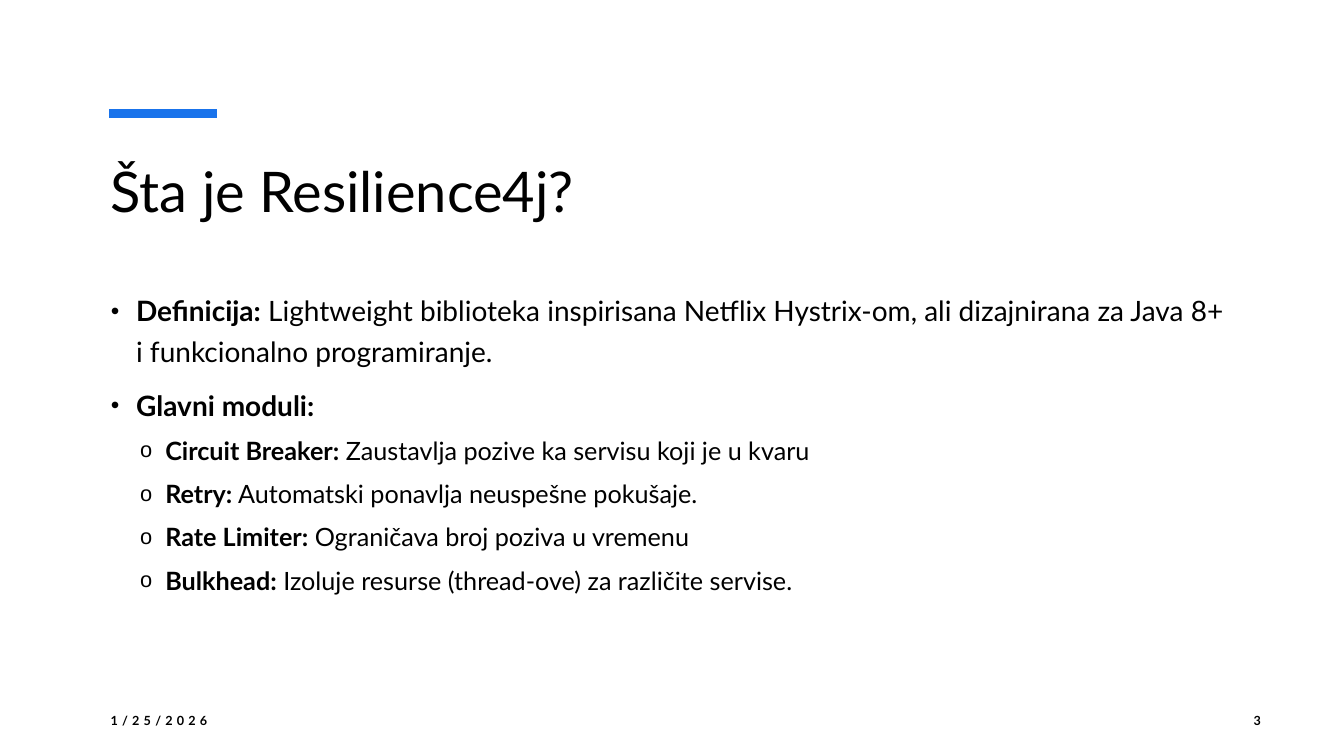
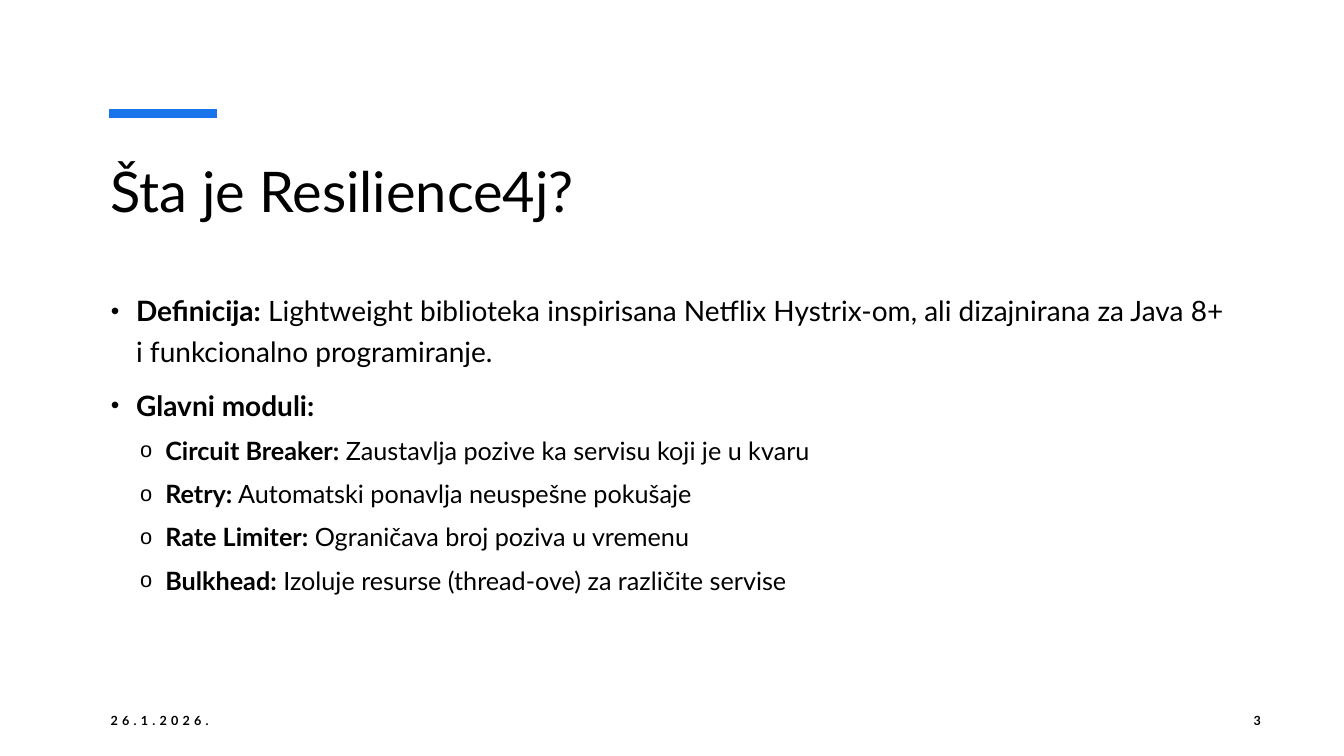
Before and after one commit to zlatkovnik/resilience4j-tutorial, a slide deck: slide 3 of Prezentacija.pptx. Drawn at 1344x756 pixels with LibreOffice and Linux fonts; fonts in the diff are those of the drawing. Boxes give left, top, right and bottom in pixels: in the first picture for what was removed or moved away, otherwise in the second. Text is boxed around its words. In the diff, an @@ line names an element or a change of style, - is before the commit and + after.

```diff
--- a/Prezentacija.pptx
+++ b/Prezentacija.pptx
@@ text at <box>165,484,691,508</box>: text changed @@
-  o Retry: Automatski ponavlja neuspešne pokušaje.
+  o Retry: Automatski ponavlja neuspešne pokušaje
@@ text at <box>165,570,787,594</box>: text changed @@
-  o Bulkhead: Izoluje resurse (thread-ove) za različite servise.
+  o Bulkhead: Izoluje resurse (thread-ove) za različite servise
@@ text at <box>111,715,209,725</box>: text changed @@
-1/25/2026
+26.1.2026.
```
Also in this commit, not shown: 30 other slides changed.
